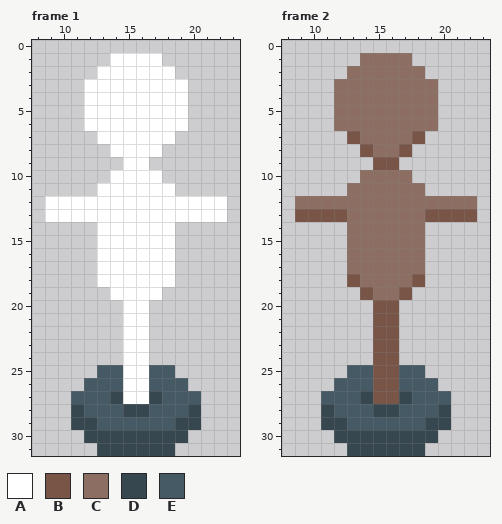
A pixel-art file gets an edit: TinyRPG/Assets/Art/Enemy/Dummy/DummyHit.aseprite. The first picture shows the starting point.
32x32 pixels, 4 frames. Shown: frame 1: x 8..23, y 0..31; frame 2: x 8..23, y 0..31. The commit also changed other frames, which this record leaves out.
Palette (. is transparent): A #ffffff  B #795548  C #8d6e63  D #37474f  E #455a64
Pixels before, frame 1, first column x 9:
 1 .....AAAA.....
 2 ....AAAAAA....
 3 ...AAAAAAAA...
 4 ...AAAAAAAA...
 5 ...AAAAAAAA...
 6 ...AAAAAAAA...
 7 ....AAAAAA....
 8 .....AAAA.....
 9 ......AA......
10 .....AAAA.....
11 ....AAAAAA....
12 AAAAAAAAAAAAAA
13 AAAAAAAAAAAAAA
14 ....AAAAAA....
15 ....AAAAAA....
16 ....AAAAAA....
17 ....AAAAAA....
18 ....AAAAAA....
19 .....AAAA.....
20 ......AA......
21 ......AA......
22 ......AA......
23 ......AA......
24 ......AA......
25 ....EEAAEE....
26 ...EEEAAEEE...
27 ..EEEDAADEEE..
28 ..DEEEDDEEED..
29 ..DDEEEEEEDD..
30 ...DDDDDDDD...
31 ....DDDDDD....
Pixels before, frame 2, first column x 9:
 1 .....CCCC.....
 2 ....CCCCCC....
 3 ...CCCCCCCC...
 4 ...CCCCCCCC...
 5 ...CCCCCCCC...
 6 ...CCCCCCCC...
 7 ....BCCCCB....
 8 .....BCCB.....
 9 ......BB......
10 .....CCCC.....
11 ....CCCCCC....
12 CCCCCCCCCCCCCC
13 BBBBCCCCCCBBBB
14 ....CCCCCC....
15 ....CCCCCC....
16 ....CCCCCC....
17 ....CCCCCC....
18 ....BCCCCB....
19 .....BCCB.....
20 ......BB......
21 ......BB......
22 ......BB......
23 ......BB......
24 ......BB......
25 ....EEBBEE....
26 ...EEEBBEEE...
27 ..EEEDBBDEEE..
28 ..DEEEDDEEED..
29 ..DDEEEEEEDD..
30 ...DDDDDDDD...
31 ....DDDDDD....
The same view after the edit:
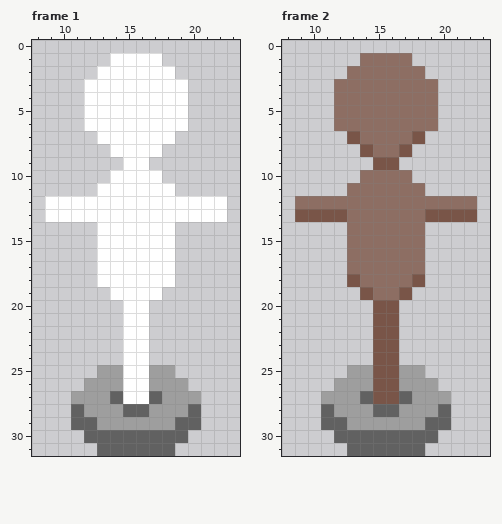
Log entry: Dummy Knockback better
Diff:
Colour D changes from #37474f to #616161.
Colour E changes from #455a64 to #9e9e9e.
Where, in picture pixels (left, top, right, bottom), the same in both pictures:
changed: (71, 365, 201, 456)
changed: (321, 365, 451, 456)
